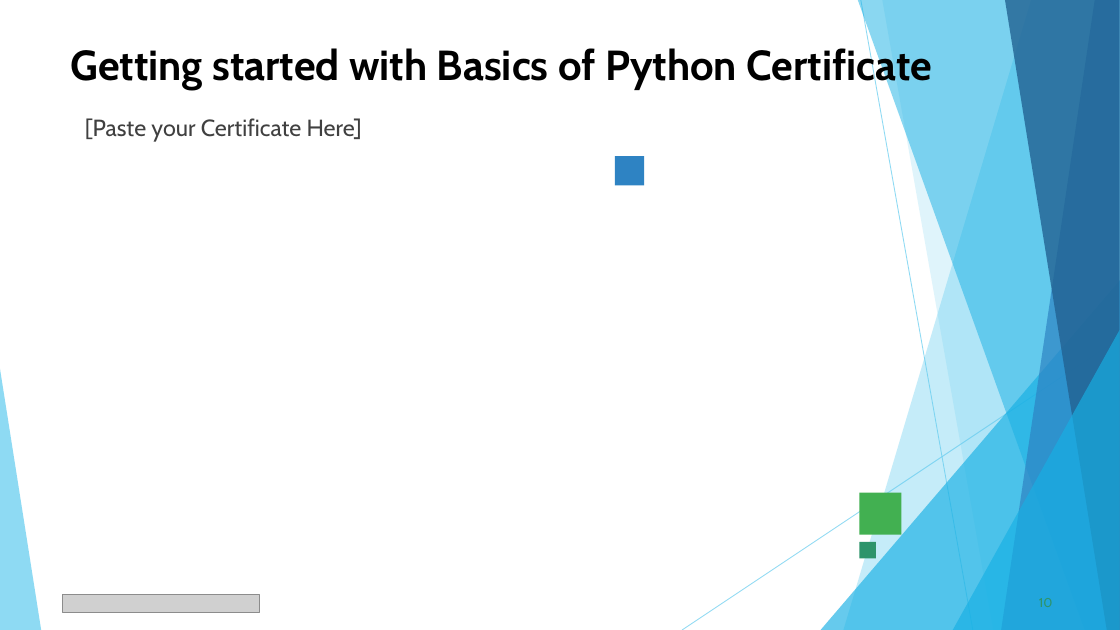
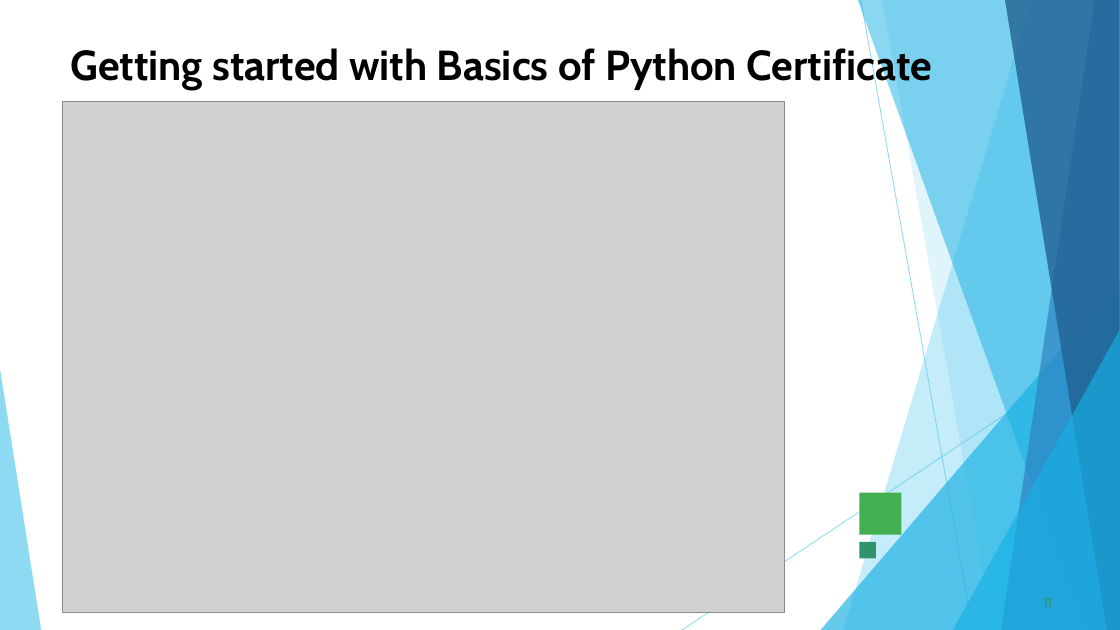
Before and after one commit to 1905Pras/VOIS_AICTE_Oct2025_MajorProject_Prasanth-M, a slide deck: slide 11 of Prasanth M_Netflix Data Analysis Project PPT.pptx (slide 10 before the commit). Drawn at 1120x630 pixels with LibreOffice and Linux fonts; fonts in the diff are those of the drawing; grey boxes stand for pictures. Boxes give left, top, right and bottom in pixels: in the first picture for what was removed or moved away, otherwise in the second. Text is boxed around its words. In the diff, an @@ line names an element or a change of style, - is before the commit and + after.

```diff
--- a/Prasanth M_Netflix Data Analysis Project PPT.pptx
+++ b/Prasanth M_Netflix Data Analysis Project PPT.pptx
@@ picture added at bbox=[62, 101, 785, 613] @@
@@ text removed at bbox=[85, 118, 362, 142] @@
-[Paste your Certificate Here]
@@ rectangle removed at bbox=[615, 156, 644, 186] @@
@@ page number at bbox=[1043, 598, 1052, 607]: text changed @@
-10
+11
```
Also in this commit, not shown: 3 other slides changed, 4 slides added, 3 slides removed.
